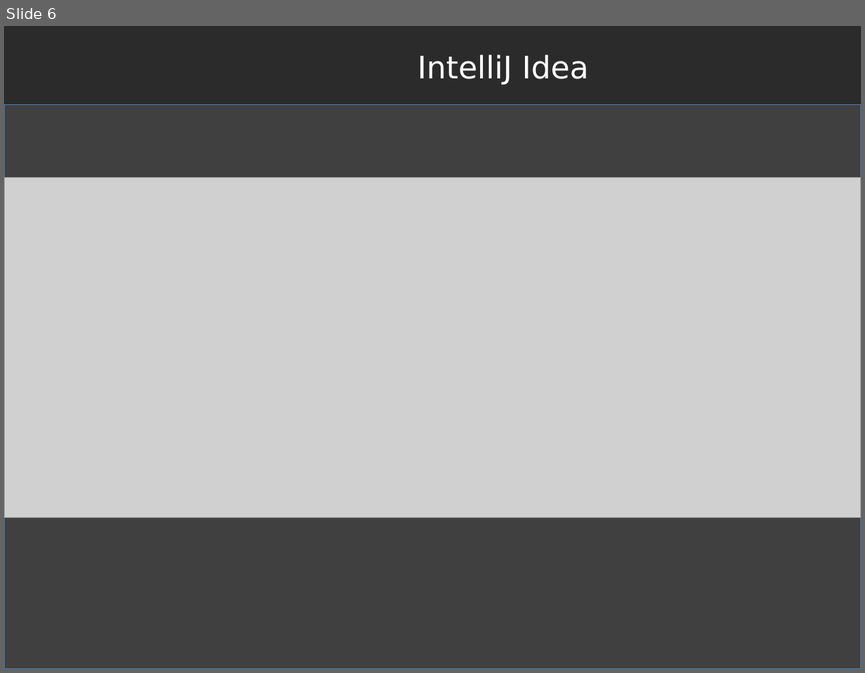
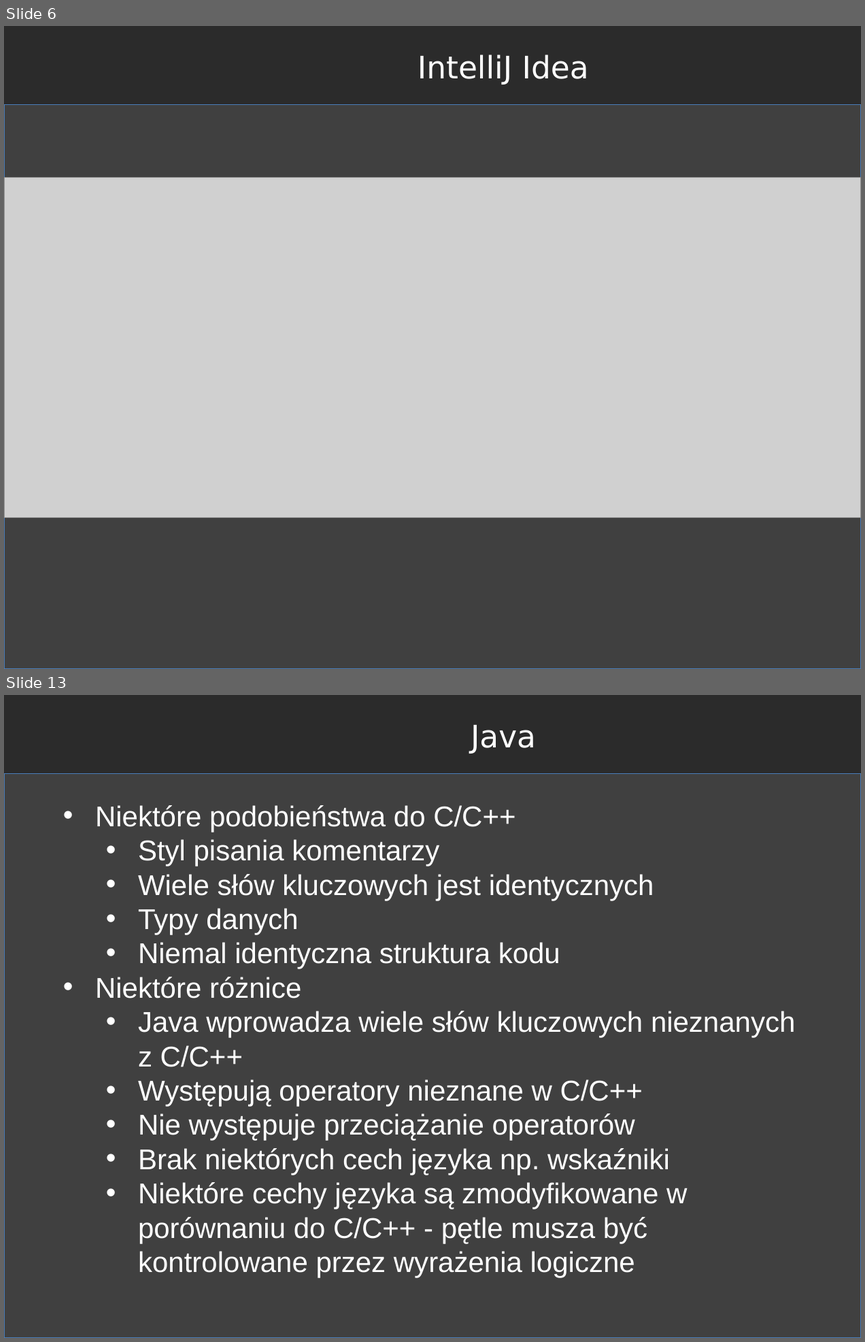
Before and after one commit to RafLew84/WpumKJ, a slide deck: 2021-2022/Wykład/Wyklad1.pptx. Shown one above the other, each under a label of ours: slide 6 before the commit, slides 6 and 13 after it; the slides between them are not shown. The pictures are 865x673 and 865x1342 pixels, drawn with LibreOffice and Linux fonts; fonts in the diff are those of the drawing; grey boxes stand for pictures; background and template pictures are left out; a plain dark background stands for a picture behind light text. Boxes give left, top, right and bottom in pixels: in the first picture for what was removed or moved away, otherwise in the second. Text is boxed around its words. In the diff, an @@ line names an element or a change of style, - is before the commit and + after.

```diff
--- a/2021-2022/Wykład/Wyklad1.pptx
+++ b/2021-2022/Wykład/Wyklad1.pptx
@@ slide 13 added at [4, 695, 861, 1338], background picture (left out) @@
@@ text added at [470, 725, 536, 753], 26 pt, text #FFFFFF @@
+Java
@@ rectangle added at [4, 774, 861, 1338], fill #404040, outline #4B7EBC 0.75 pt @@
@@ text added at [95, 805, 795, 1277], 24 pt, text #FFFFFF @@
+• Niektóre podobieństwa do C/C++
+  • Styl pisania komentarzy
+  • Wiele słów kluczowych jest identycznych
+  • Typy danych
+  • Niemal identyczna struktura kodu
+• Niektóre różnice
+  • Java wprowadza wiele słów kluczowych nieznanych z C/C++
+  • Występują operatory nieznane w C/C++
+  • Nie występuje przeciążanie operatorów
+  • Brak niektórych cech języka np. wskaźniki
+  • Niektóre cechy języka są zmodyfikowane w porównaniu do C/C++ - pętle musza być kontrolowane przez wyrażenia logiczne
```
Also in this commit, not shown: 1 slide changed, 10 other slides added, 7 other files.
